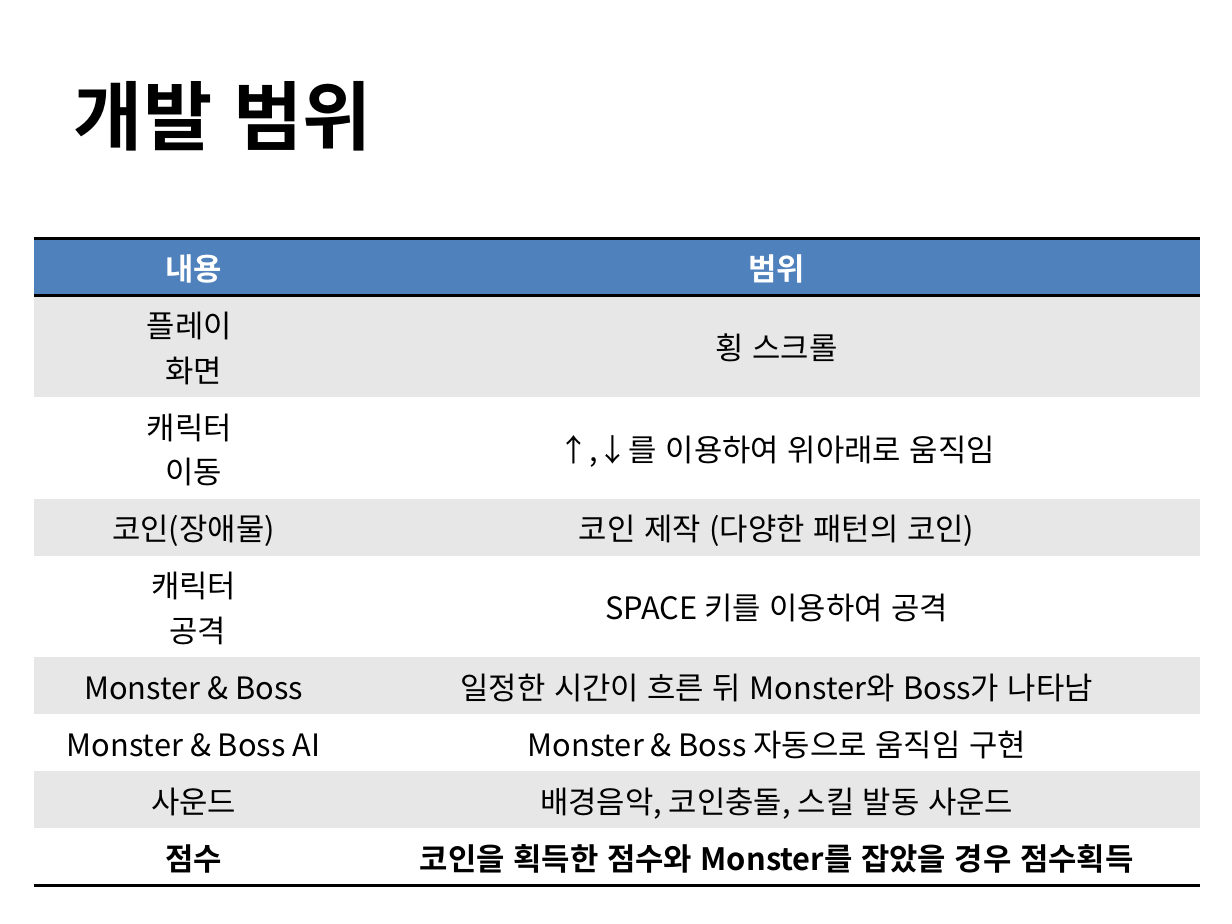
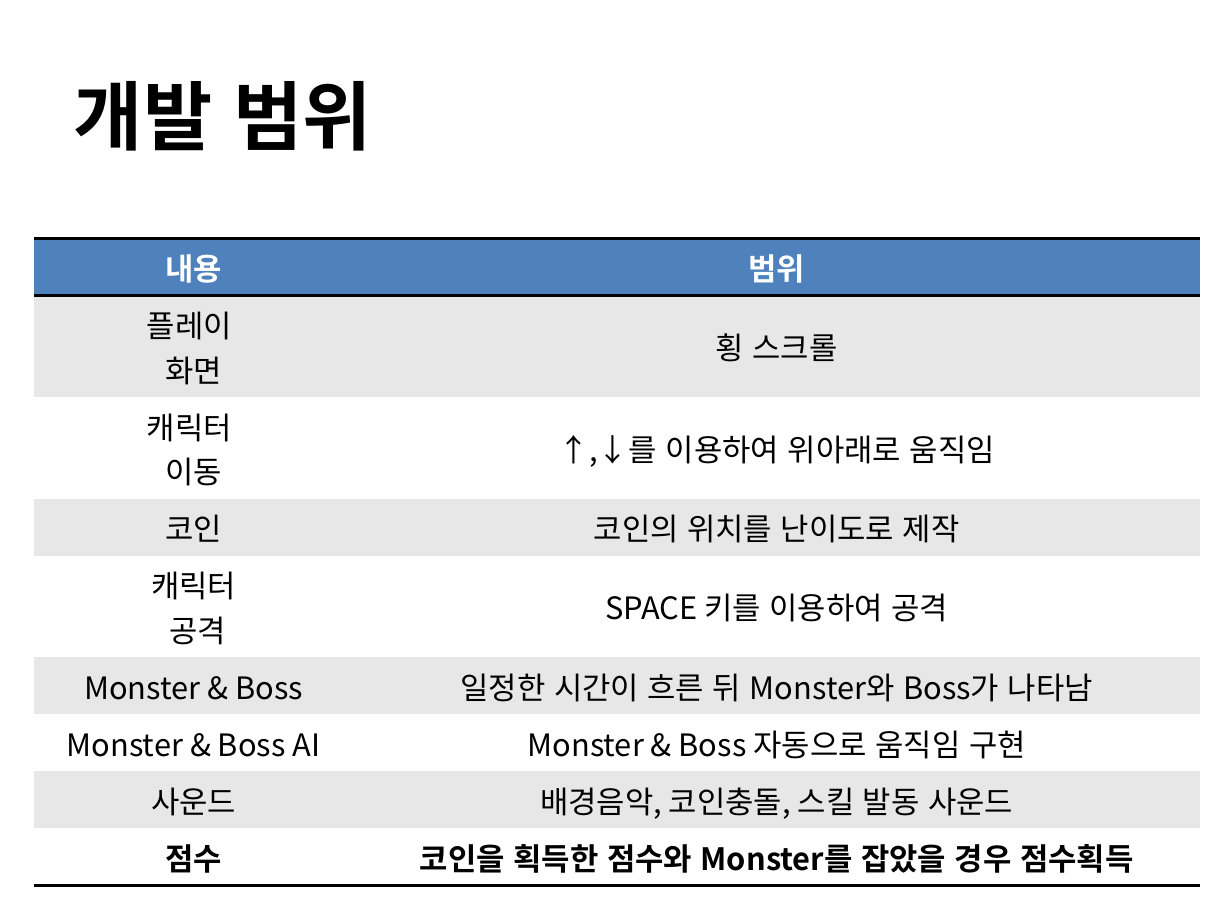
Before and after one commit to hwawonhan/2dgp, a slide deck: slide 3 of ppt/project_2.pptx. Drawn at 1232x924 pixels with LibreOffice and Linux fonts; fonts in the diff are those of the drawing; background and template pictures are left out. Boxes give left, top, right and bottom in pixels: in the first picture for what was removed or moved away, otherwise in the second. Text is boxed around its words. In the diff, an @@ line names an element or a change of style, - is before the commit and + after.

```diff
--- a/ppt/project_2.pptx
+++ b/ppt/project_2.pptx
@@ table at [34,239,1200,877] @@
-row 4, column 1: 코인(장애물)
+row 4, column 1: 코인
-row 4, column 2: 코인 제작 (다양한 패턴의 코인)
+row 4, column 2: 코인의 위치를 난이도로 제작
```
Also in this commit, not shown: 3 other slides changed, 1 other file.
